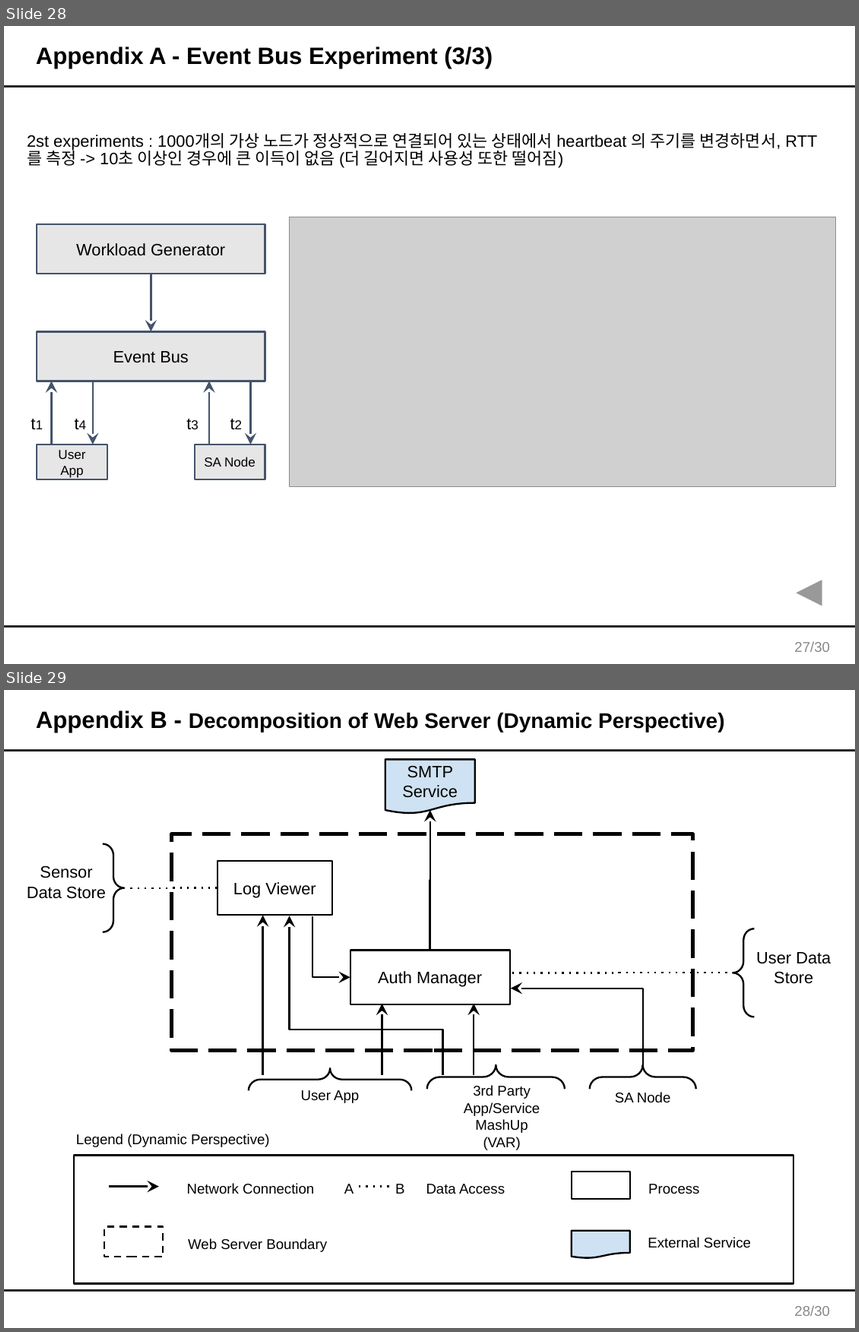
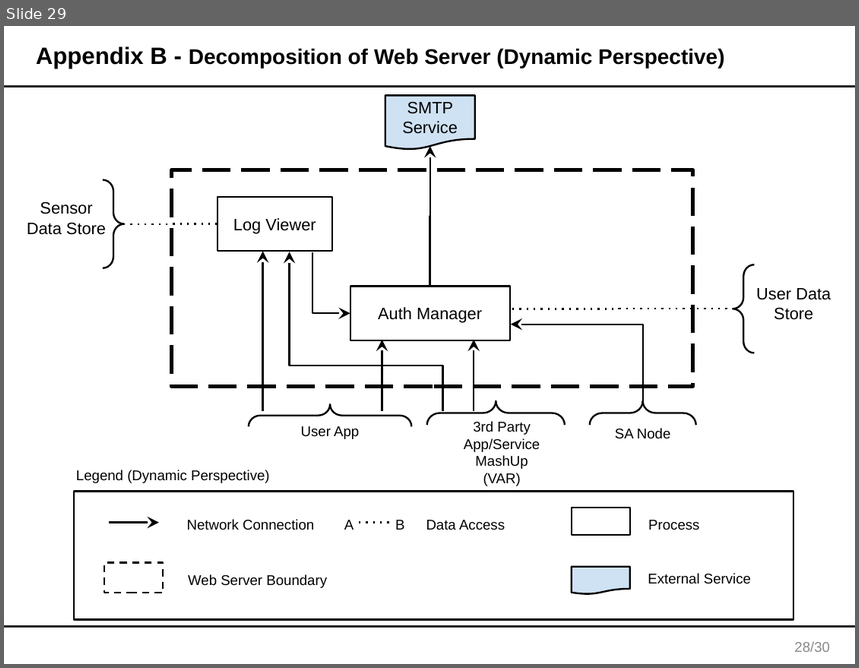
Before and after one commit to junggil/2015_CMU_StudioProject, a slide deck: DOCS/2015-06-24/Team1 Final presentation V0.1.pptx. Shown one above the other, each under a label of ours: slides 28 and 29 before the commit, slide 29 after it. The pictures are 859x1332 and 859x668 pixels, drawn with LibreOffice and Linux fonts; fonts in the diff are those of the drawing; grey boxes stand for pictures. Boxes give left, top, right and bottom in pixels: in the first picture for what was removed or moved away, otherwise in the second. Text is boxed around its words. In the diff, an @@ line names an element or a change of style, - is before the commit and + after.

```diff
--- a/DOCS/2015-06-24/Team1 Final presentation V0.1.pptx
+++ b/DOCS/2015-06-24/Team1 Final presentation V0.1.pptx
@@ slide 28 removed at (4, 26, 855, 664), background #FFFFFF; not listed: 2 template elements that a slide beside it also shows @@
@@ title removed at (36, 47, 493, 69) @@
-Appendix A - Event Bus Experiment (3/3)
@@ text removed at (27, 133, 781, 168) @@
-2st experiments : 1000개의 가상 노드가 정상적으로 연결되어 있는 상태에서 heartbeat 의 주기를 변경하면서, RTT를 측정 -> 10초 이상인 경우에 큰 이득이 없음 (더 길어지면 사용성 또한 떨어짐)
@@ picture removed at (289, 217, 835, 487) @@
@@ group removed at (23, 224, 265, 480): 5 arrows, 4 rectangles, 4 texts @@
-Event Bus
-User App
-SA Node
-t1
-t4
-t3
-t2
-Workload Generator
@@ action button back previous removed at (785, 573, 832, 613) @@
@@ page number removed at (794, 642, 830, 652) @@
-27/30
```
Also in this commit, not shown: 4 slides changed, 2 slides added, 1 other slide removed.
